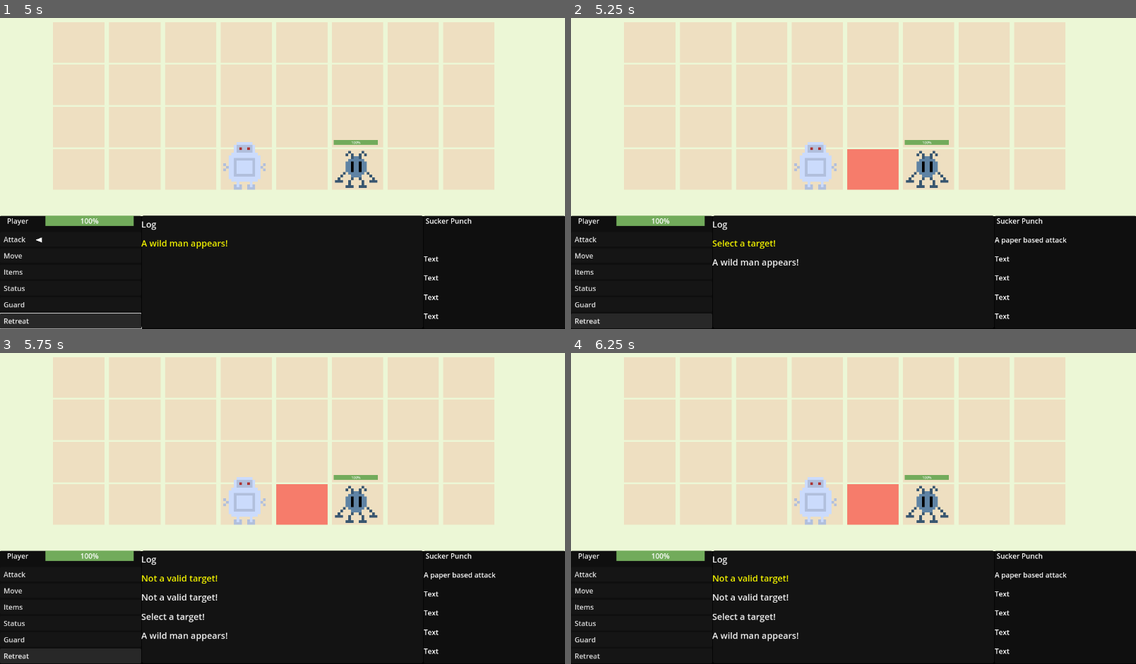
Above: before the commit, frames 1-4 (two rows, left to right).
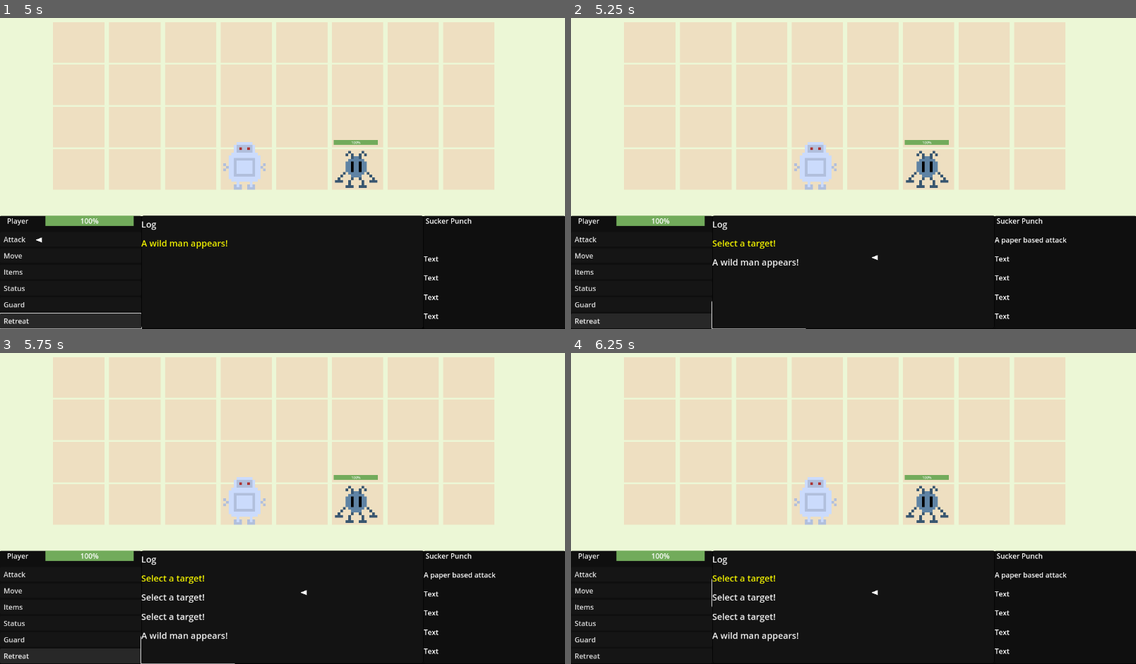
Above: after the commit, the same moments.

Repository: SamShubitz1/WorkingTitle
Game: Godot game, scene res://Scenes/Test_Battle/Battle/test_battle_scene.tscn
Two runs of this game, one before a commit and one after it. Both use one fixed random seed, a clock stepped at 60 frames per second and the inputs below. This scene is started directly instead of the project's main scene.
Inputs (mouse positions are in pixels of both pictures, inside the frame that each line leads up to):
- Up to frame 1 (5 s): click "Attack" at 0.5 s; click "Move" at 1.25 s; click "Items" at 2 s; click "Status" at 2.75 s; click "Guard" at 3.5 s; click "Retreat" at 4.25 s
- Up to frame 2 (5.25 s): tap Enter (ui_accept) at 5, 5.1 s; hold Right (ui_right) from 5.03 s (still down)
- Up to frame 3 (5.75 s): keep holding Right (ui_right); tap Enter (ui_accept) at 5.27, 5.57 s
- Up to frame 4 (6.25 s): release Right (ui_right) at 5.75 s; click (757, 592) at 5.75 s, where only the run after the commit has a clickable "Rock"

Frame 1 is identical in both runs. In frame 2, 1.3% of the frame differs, in the area x 24-75%, y 42-100%; in frame 3, 1.6%; in frame 4, 1.6%.
Error after the commit: Invalid operands 'String' and 'int' in operator '=='. (res://Scenes/Test_Battle/Menu/test_battle_menu.gd:123)

Commit message:
polishing battle grid

Diff:
--- a/Classes/base_grid_menu.gd
+++ b/Classes/base_grid_menu.gd
@@ -21,7 +21,7 @@
 
 var current_shape: GameData.AttackShapes
 
-func init(menu: Node, menu_buttons: Array, menu_cursor: BaseCursor, initial_button_position = null) -> void:
+func init(menu: Node, menu_buttons: Array, menu_cursor: BaseCursor, _initial_button_position = null) -> void:
 	super.init(menu, menu_buttons, menu_cursor)
 	update_grid(initial_grid_size)
 	for button in menu_buttons:
@@ -30,7 +30,6 @@
 func update_grid(grid_size: Vector2i):
 	targets_grid = {}
 	var rows = grid_size.y
-	var columns = grid_size.x
 	var cell_index = 0
 	for y in range(grid_size.y):
 		for x in range(grid_size.x):
@@ -51,11 +50,11 @@
 
 func activate_player_grid() -> void:
 	var next_grid_size = Vector2i(initial_grid_size.x / 2, initial_grid_size.y)
-	var enemy_grid: Array
+	var player_grid: Array
 	for y in range(next_grid_size.y):
 		for x in range(next_grid_size.x):
-			enemy_grid.append(targets_grid[Vector2i(x, y)])
-	buttons = enemy_grid
+			player_grid.append(targets_grid[Vector2i(x, y)])
+	buttons = player_grid
 	set_scroll_size(buttons.size())
 	set_grid_type(GridType.PLAYER)
 	update_grid(next_grid_size)
@@ -126,8 +125,7 @@
 func activate() -> void:
 	self.show_menu()
 	is_active = true
-	selected_button = targets_grid[Vector2i(0, 0)]
-	selected_button.modulate = Color(1, 1, 1, .5)
+	update_selected_cell(Vector2i.ZERO)
 	cursor.move_cursor(selected_button.position)
 
 func disactivate() -> void:
@@ -137,33 +135,36 @@
 func update_selected_cell(next_coords) -> void:
 	reset_cells()
 	var neighbor_coords = get_neighbor_coords(next_coords)
-	var neighbors: Array
 	for coords in neighbor_coords:
-		neighbors.append(targets_grid[coords])
-	for neighbor in neighbors:
-		neighbor.modulate = Color(1, 1, 0, .7)
+		var neighbor = targets_grid[coords]
+		neighbor.modulate = Color(1, 1, 0, .3)
 	selected_button = targets_grid[next_coords]
-	selected_button.modulate.a = 0.5
+	selected_button.modulate.a = 0.6
 
 func set_current_shape(attack_shape: GameData.AttackShapes) -> void:
 	current_shape = attack_shape
 
-func get_neighbor_coords(grid_coords: Vector2i) -> Array:
+func get_neighbor_coords(origin_coords: Vector2i) -> Array:
 	var neighbor_coords: Array
 	match current_shape:
 		GameData.AttackShapes.DIAMOND:
-			if grid_coords.y < initial_grid_size.y - 1:
-				neighbor_coords.append(Vector2i(grid_coords.x, grid_coords.y + 1))
-			if grid_coords.y > 0:
-				neighbor_coords.append(Vector2i(grid_coords.x, grid_coords.y - 1))
-			if grid_coords.x < initial_grid_size.x / 2 - 1: # if enemy grid active
-				neighbor_coords.append(Vector2i(grid_coords.x + 1, grid_coords.y))
-			if grid_coords.x > 0:
-				neighbor_coords.append(Vector2i(grid_coords.x - 1, grid_coords.y))
+			if origin_coords.y < initial_grid_size.y - 1:
+				neighbor_coords.append(Vector2i(origin_coords.x, origin_coords.y + 1))
+			if origin_coords.y > 0:
+				neighbor_coords.append(Vector2i(origin_coords.x, origin_coords.y - 1))
+			if origin_coords.x < initial_grid_size.x / 2 - 1: # if enemy origin active
+				neighbor_coords.append(Vector2i(origin_coords.x + 1, origin_coords.y))
+			if origin_coords.x > 0:
+				neighbor_coords.append(Vector2i(origin_coords.x - 1, origin_coords.y))
+	match current_shape:
+		GameData.AttackShapes.LINE:
+			var count = origin_coords.x + 1
+			while count < initial_grid_size.x / 2:
+				neighbor_coords.append(Vector2i(count, origin_coords.y))
+				count += 1
+
 	return neighbor_coords
 
 func reset_cells() -> void:
 	for button in buttons:
 		button.modulate.a = 0.1
-
-#will need to reset/decolor neighbors too
--- a/Data/game_data.gd
+++ b/Data/game_data.gd
@@ -25,6 +25,12 @@
 	LINE,
 	SQUARE,
 	DIAMOND
+}
+
+enum TargetType {
+	PLAYER,
+	ENEMY,
+	SELF
 }
 
 var abilities: Dictionary = {"Rock" : {"name": "Rock", "type": "Rock", "damage": 20, "description": "A rock based attac …(394 unchanged characters)…
--- a/Scenes/Battle/Battle/battle_controller.gd
+++ b/Scenes/Battle/Battle/battle_controller.gd
@@ -111,10 +111,11 @@
 	perform_enemy_attack()
 	increment_queue()
 
-func prompt_select_target(attack_name: String) -> void:
+func prompt_select_target(attack_name: String) -> Dictionary:
 	var player_attack = GameData.abilities[attack_name]
 	selected_attack = player_attack
 	play_dialog("Select a target!")
+	return {"target": player_attack.target, "shape": player_attack.shape}
 
 func cancel_select_target() -> void:
 	selected_attack = {}
@@ -179,15 +180,12 @@
 	return buff
 
 func handle_retreat() -> void:
-	#get_tree().change_scene_to_file("res://Scenes/Main/mainscene.tscn")
-	print(str(Game_Controller))
 	Game_Controller.switch_to_overworld_scene()
 
 func handle_death() -> void:
-	#get_tree().change_scene_to_file("res://Scenes/Main/mainscene.tscn")
 	Game_Controller.switch_to_overworld_scene()
 
-func get_valid_targets() -> Array[Vector2i]:
+func check_valid_targets(target_cells: Array) -> bool:
 	var valid_targets: Array[Vector2i]
 	var occupied_cells = battle_grid.current_grid.keys()
 	for cell in occupied_cells:
@@ -197,7 +195,11 @@
 		elif selected_attack.target == "self":
 			if cell.x < 4:
 				valid_targets.append(cell)
-	return valid_targets
+	var is_valid_target: bool = false
+	for cell in target_cells:
+		if valid_targets.has(cell):
+			is_valid_target = true
+	return is_valid_target
 
 func populate_grid() -> void:
 	battle_grid.set_object_at_grid_position(Vector2i(3, 0), player)
--- a/Scenes/Test_Battle/Menu/test_battle_menu.gd
+++ b/Scenes/Test_Battle/Menu/test_battle_menu.gd
@@ -101,7 +101,7 @@
 			on_select_target()
 
 func on_select_option() -> void:
-	match selected_menu.selected_button.text:
+	match selected_menu.get_selected_button().text:
 		" Attack":
 			log_menu.hide_menu()
 			update_selected_menu(GameData.BattleMenuType.ABILITIES)
@@ -116,29 +116,23 @@
 			on_select_retreat()
 
 func on_select_ability() -> void:
-	log_menu.show_menu() # will change to display target stats
-	var attack_name = selected_menu.selected_button.text
-	battle_controller.prompt_select_target(attack_name)
-	var target = battle_controller.selected_attack["target"] # could just look up attack from gamedata instead
-	var shape = battle_controller.selected_attack["shape"]
-	targets_menu.set_current_shape(shape)
-	if target == "enemy":
+	log_menu.show_menu()
+	var attack_name = selected_menu.get_selected_button().text
+	var attack_info = battle_controller.prompt_select_target(attack_name)
+	targets_menu.set_current_shape(attack_info.shape)
+	if attack_info.target == GameData.TargetType.ENEMY:
 		if targets_menu.current_grid_type != targets_menu.GridType.ENEMY:
 			targets_menu.activate_enemy_grid()
-	elif target == "player":
+	elif attack_info.target == GameData.TargetType.PLAYER:
 		targets_menu.activate_player_menu()
 	update_selected_menu(GameData.BattleMenuType.TARGETS)
 
 func on_select_target():
-	log_menu.show_menu() # will change once targets/stats display exists
-	var valid_targets = battle_controller.get_valid_targets()
+	log_menu.show_menu()
 	var target_cells = targets_menu.get_targeted_cells()
-	var is_valid_target: bool = false
-	for cell in target_cells:
-		if valid_targets.has(cell):
-			is_valid_target = true
+	var is_valid_target = battle_controller.check_valid_targets(target_cells)
 	if is_valid_target:
-		battle_controller.on_use_attack(target_cells) # first item is selected cell
+		battle_controller.on_use_attack(target_cells)
 		targets_menu.disactivate()
 		go_back()
 	else:
